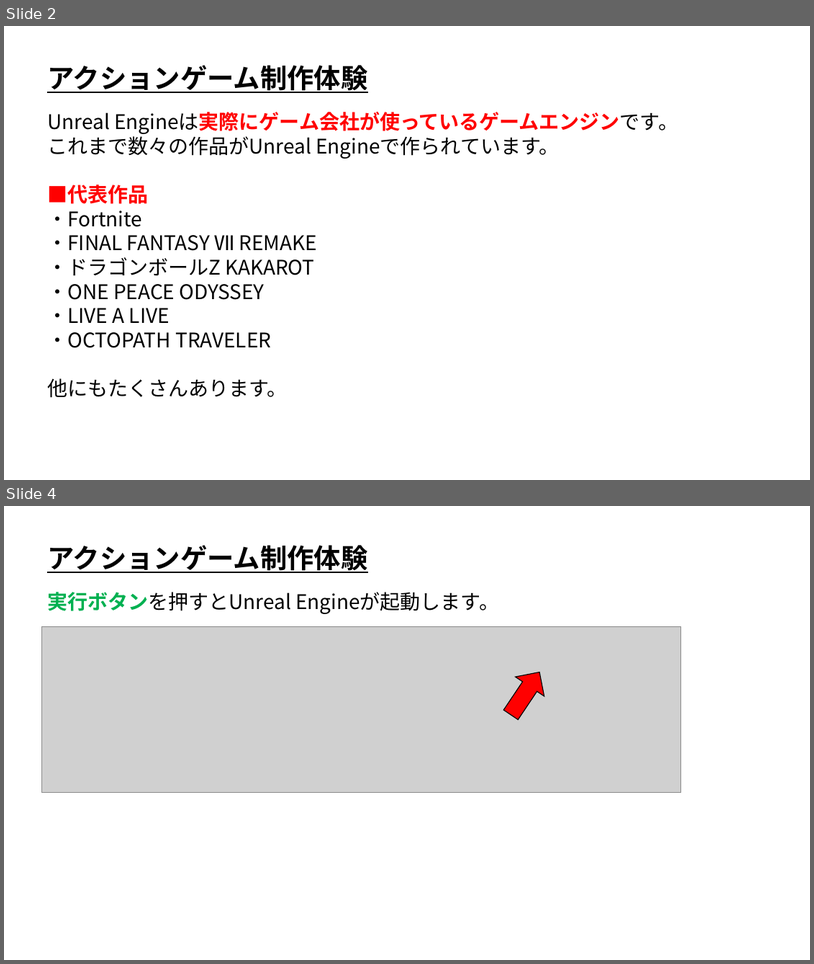
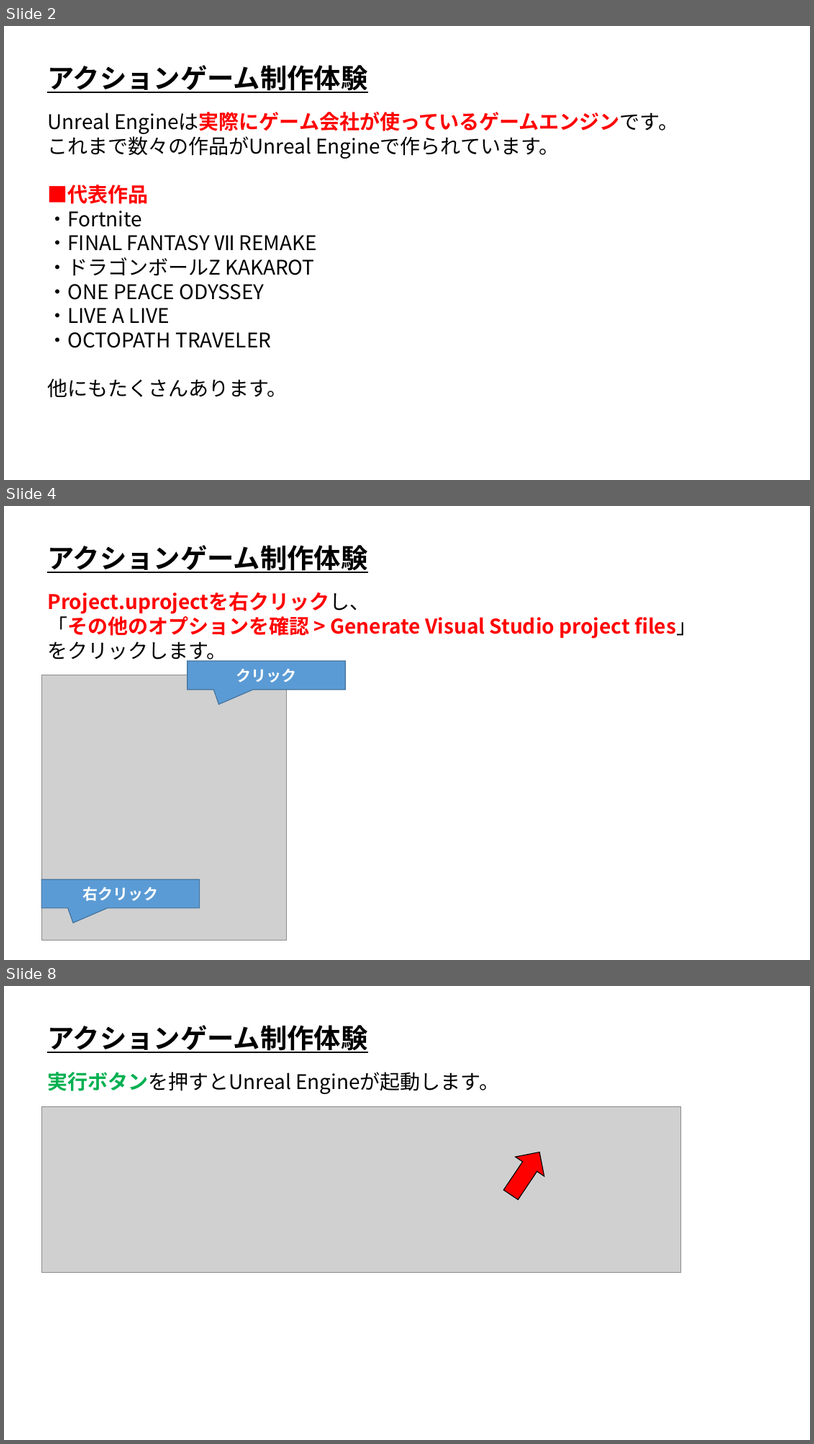
Before and after one commit to ArakiYusuke-Ohara/UnrealEngine, a slide deck: Projects/OpenCanpas01/TrialClass/UE_アクションゲーム制作体験.pptx. Shown one above the other, each under a label of ours: slides 2 and 4 before the commit, slides 2, 4 and 8 after it; the slides between them are not shown. The pictures are 814x964 and 814x1444 pixels, drawn with LibreOffice and Linux fonts; fonts in the diff are those of the drawing; grey boxes stand for pictures. Boxes give left, top, right and bottom in pixels: in the first picture for what was removed or moved away, otherwise in the second. Text is boxed around its words. In the diff, an @@ line names an element or a change of style, - is before the commit and + after.

```diff
--- a/Projects/OpenCanpas01/TrialClass/UE_アクションゲーム制作体験.pptx
+++ b/Projects/OpenCanpas01/TrialClass/UE_アクションゲーム制作体験.pptx
@@ slide 4 added at box(4, 506, 810, 960), background #FFFFFF @@
@@ text added at box(47, 545, 368, 573), 32 pt, text #000000, bold, underline @@
+アクションゲーム制作体験
@@ text added at box(47, 592, 697, 664), 24 pt, text #FF0000, bold @@
+Project.uprojectを右クリックし、
+「その他のオプションを確認 > Generate Visual Studio project files」
+をクリックします。
@@ picture added at box(41, 675, 287, 940) @@
@@ speech box added at box(188, 661, 345, 690), fill #5B9BD5, outline #43739E 1 pt, 18 pt, text #FFFFFF, bold @@
+クリック
@@ speech box added at box(41, 879, 199, 908), fill #5B9BD5, outline #43739E 1 pt, 18 pt, text #FFFFFF, bold @@
+右クリック
@@ what was slide 4 is now slide 8 @@
```
Also in this commit, not shown: 9 slides changed, 4 other slides added.
